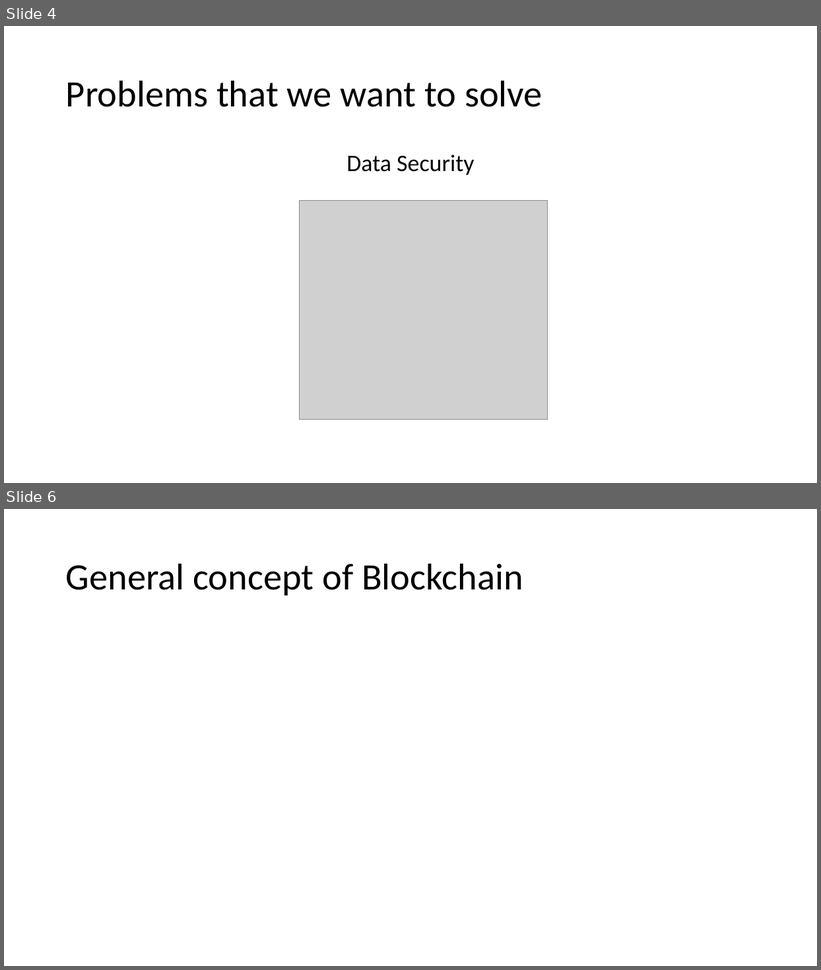
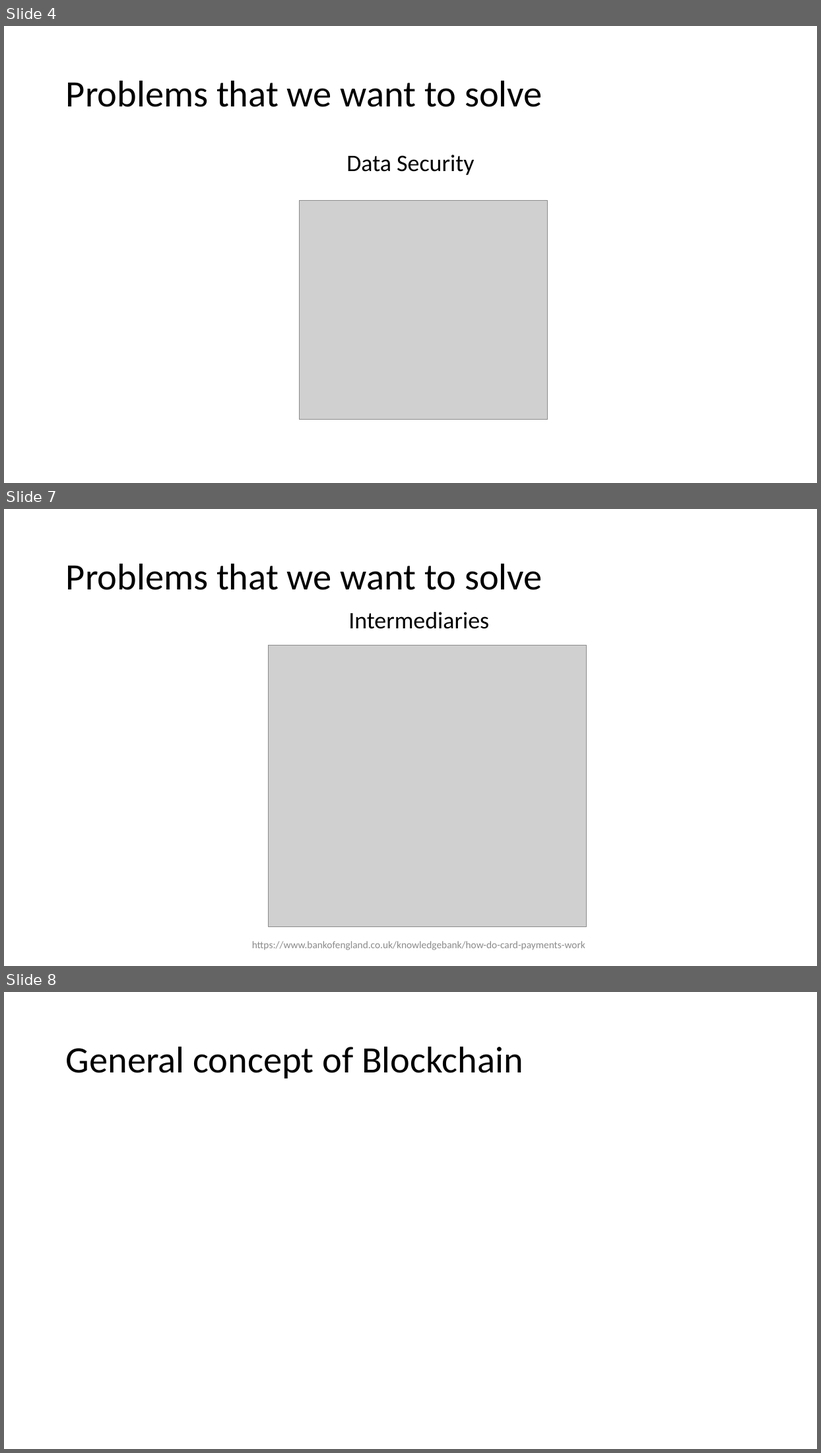
Before and after one commit to ParasDalal/TechNotes, a slide deck: The Future of Blockchain.pptx. Shown one above the other, each under a label of ours: slides 4 and 6 before the commit, slides 4, 7 and 8 after it; the slides between them are not shown. The pictures are 821x970 and 821x1453 pixels, drawn with LibreOffice and Linux fonts; fonts in the diff are those of the drawing; grey boxes stand for pictures. Boxes give left, top, right and bottom in pixels: in the first picture for what was removed or moved away, otherwise in the second. Text is boxed around its words. In the diff, an @@ line names an element or a change of style, - is before the commit and + after.

```diff
--- a/The Future of Blockchain.pptx
+++ b/The Future of Blockchain.pptx
@@ slide 7 added at [4, 509, 817, 966], background #FFFFFF @@
@@ title added at [66, 563, 543, 590], 44 pt, text #000000 @@
+Problems that we want to solve
@@ text added at [349, 612, 489, 629], 28 pt, text #000000 @@
+Intermediaries
@@ picture added at [269, 645, 587, 927] @@
@@ text added at [252, 941, 585, 951], 12 pt, text #8C8C8C @@
+https://www.bankofengland.co.uk/knowledgebank/how-do-card-payments-work
@@ what was slide 6 is now slide 8 @@
```
Also in this commit, not shown: 1 slide changed, 1 other slide added, 2 other files.
